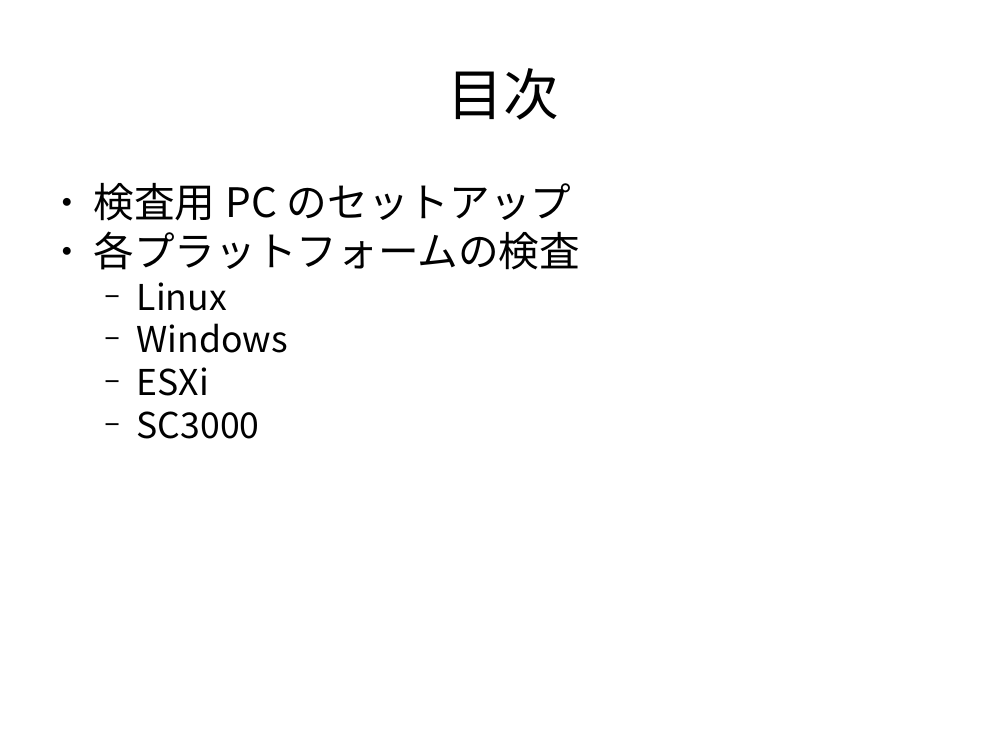
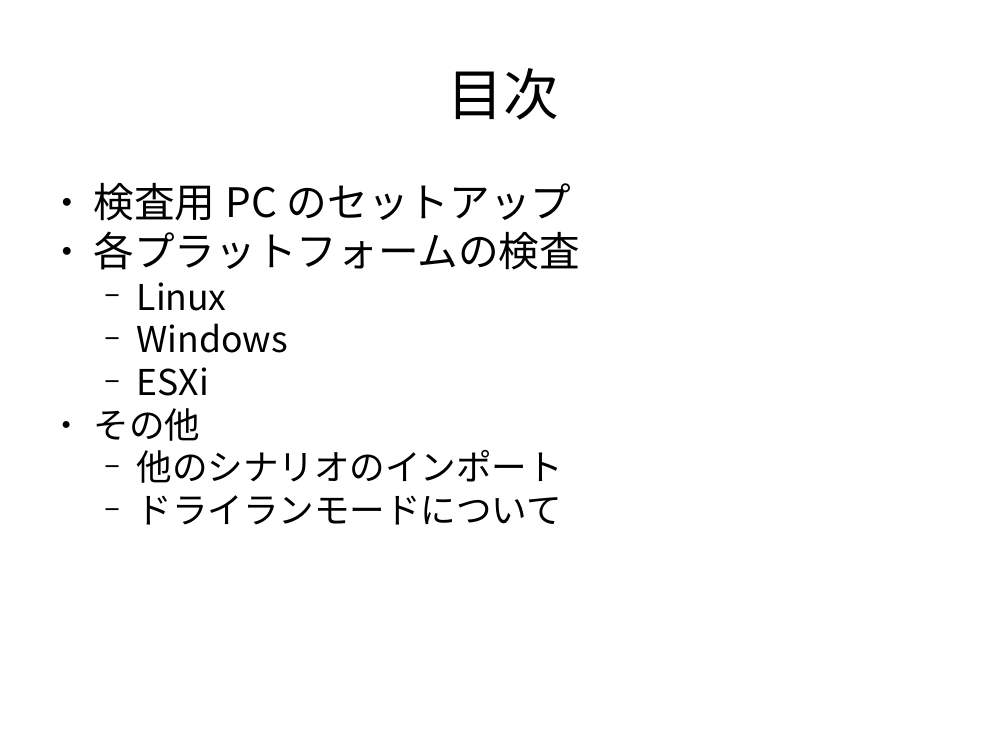
Before and after one commit to frsw3nr/gradle-server-acceptance, a slide deck: slide 2 of docs/jp/tutorial_test_pc.pptx. Drawn at 1008x756 pixels with LibreOffice and Linux fonts; fonts in the diff are those of the drawing. Boxes give left, top, right and bottom in pixels: in the first picture for what was removed or moved away, otherwise in the second. Text is boxed around its words. In the diff, an @@ line names an element or a change of style, - is before the commit and + after.

```diff
--- a/docs/jp/tutorial_test_pc.pptx
+++ b/docs/jp/tutorial_test_pc.pptx
@@ text at box(94, 408, 563, 525): text changed @@
-  − SC3000
+● その他
+  − 他のシナリオのインポート
+  − ドライランモードについて
```
Also in this commit, not shown: 16 other slides changed, 8 slides added, 10 other files.
